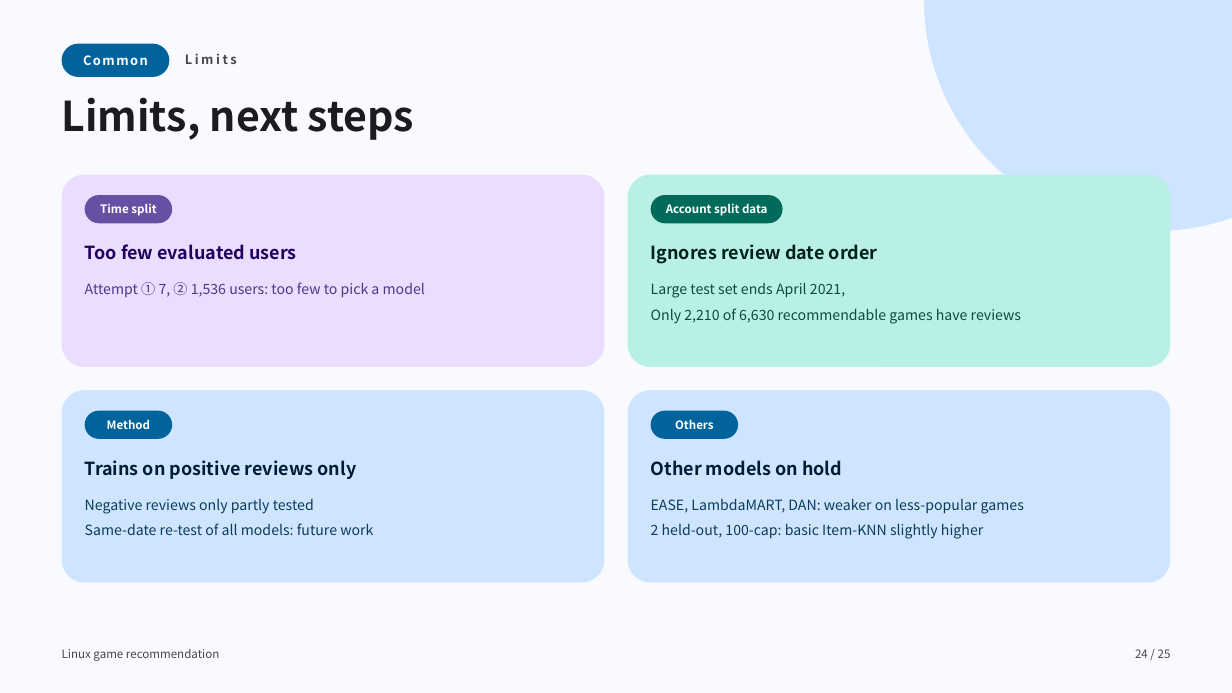
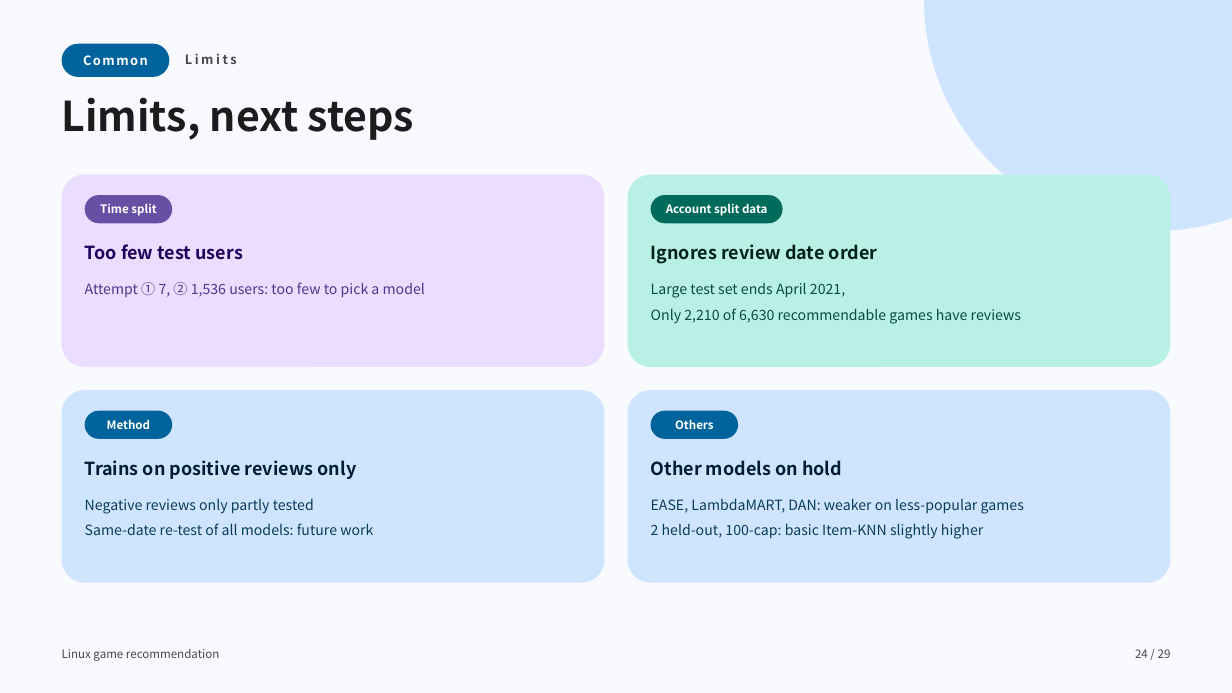
Before and after one commit to jinSeong-P/ML-game-recommendation, a slide deck: slide 24 of presentation/ML-game-recommendation-final-en.pptx. Drawn at 1232x693 pixels with LibreOffice and Linux fonts; fonts in the diff are those of the drawing. Boxes give left, top, right and bottom in pixels: in the first picture for what was removed or moved away, otherwise in the second. Text is boxed around its words. In the diff, an @@ line names an element or a change of style, - is before the commit and + after.

```diff
--- a/presentation/ML-game-recommendation-final-en.pptx
+++ b/presentation/ML-game-recommendation-final-en.pptx
@@ text at [85, 244, 242, 260]: text changed @@
-Too few evaluated users
+Too few test users
```
Also in this commit, not shown: 22 other slides changed, 4 slides added, 1 other file.
